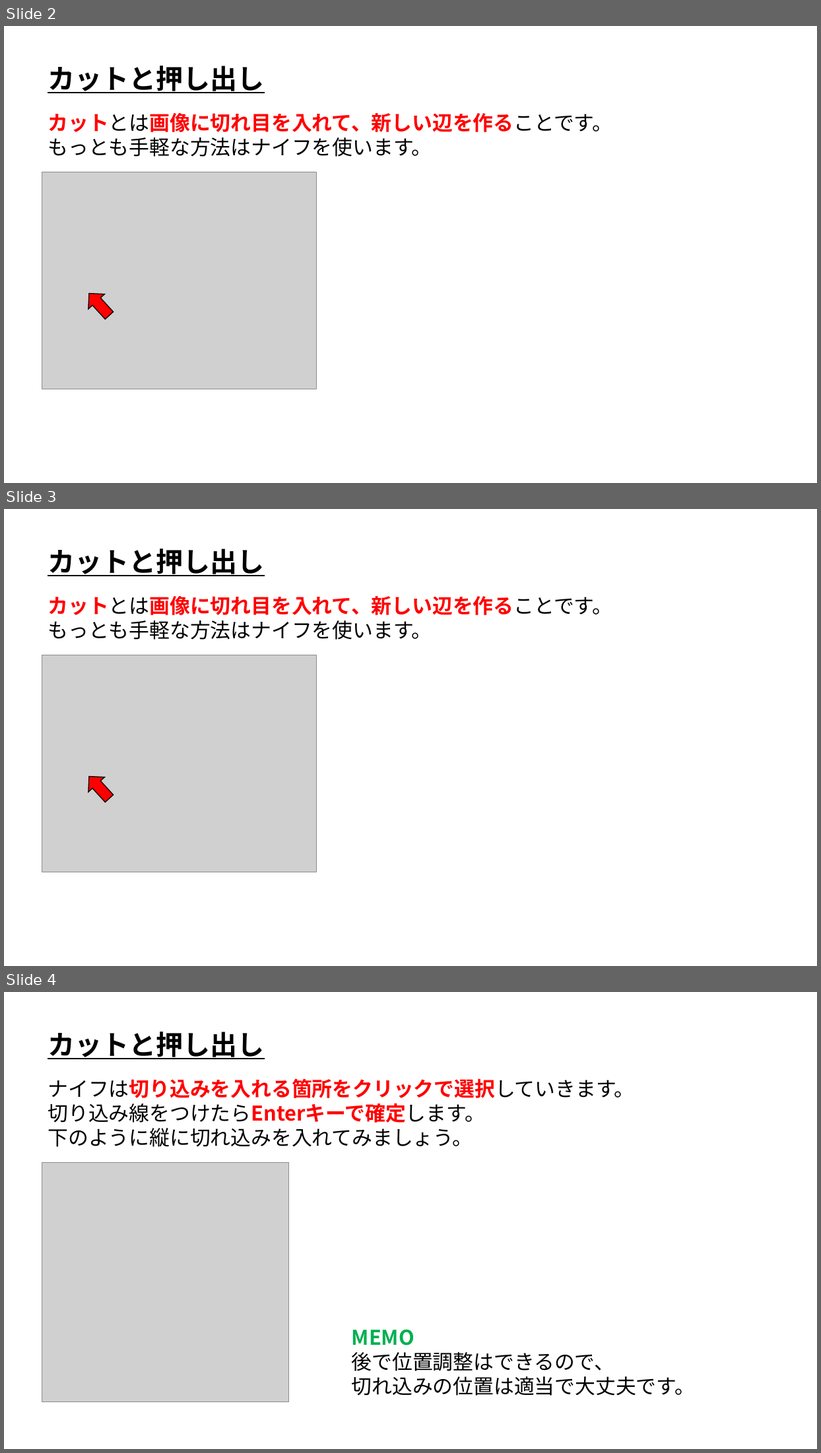
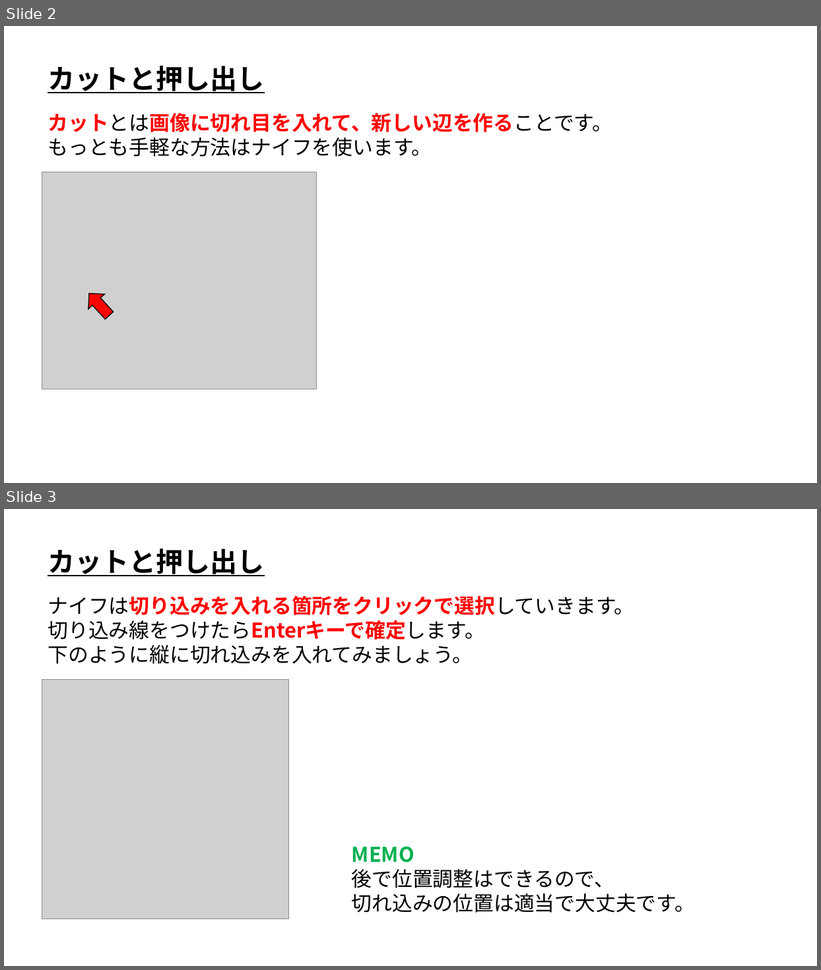
Before and after one commit to ArakiYusuke-Ohara/Textbook, a slide deck: ゲーム科2年/00_前期/ゲーム開発Ⅰ/Blender/03_カットと押し出し.pptx. Shown one above the other, each under a label of ours: slides 2, 3 and 4 before the commit, slides 2 and 3 after it. The pictures are 821x1453 and 821x970 pixels, drawn with LibreOffice and Linux fonts; fonts in the diff are those of the drawing; grey boxes stand for pictures. Boxes give left, top, right and bottom in pixels: in the first picture for what was removed or moved away, otherwise in the second. Text is boxed around its words. In the diff, an @@ line names an element or a change of style, - is before the commit and + after.

```diff
--- a/ゲーム科2年/00_前期/ゲーム開発Ⅰ/Blender/03_カットと押し出し.pptx
+++ b/ゲーム科2年/00_前期/ゲーム開発Ⅰ/Blender/03_カットと押し出し.pptx
@@ slide 3 removed at [4,509,817,966], background #FFFFFF @@
@@ text removed at [48,549,265,576] @@
-カットと押し出し
@@ text removed at [48,596,613,640] @@
-カットとは画像に切れ目を入れて、新しい辺を作ることです。
-もっとも手軽な方法はナイフを使います。
@@ picture removed at [42,655,316,872] @@
@@ right arrow removed at [81,769,117,806] @@
@@ what was slide 4 is now slide 3 @@
```
Also in this commit, not shown: 4 other files.
